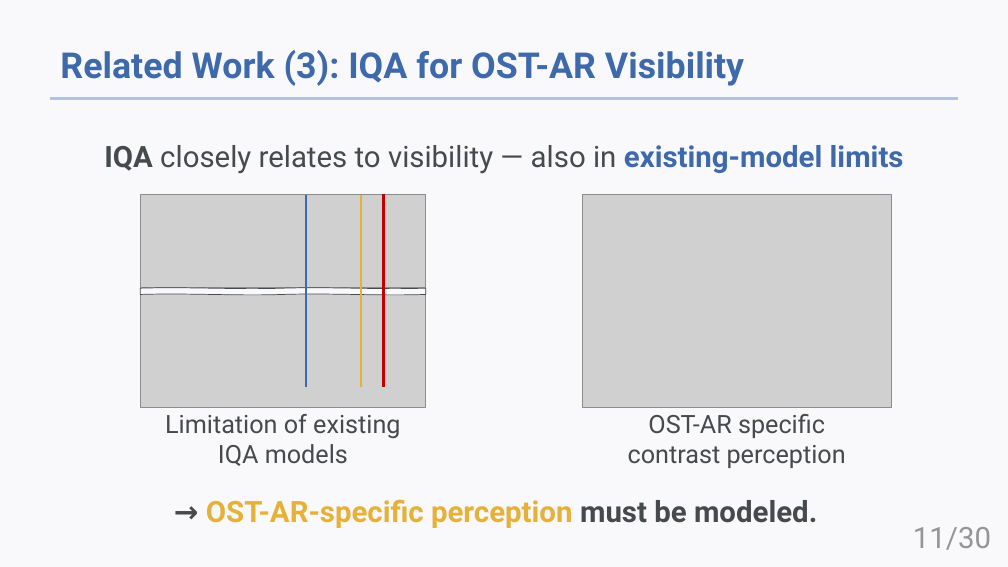
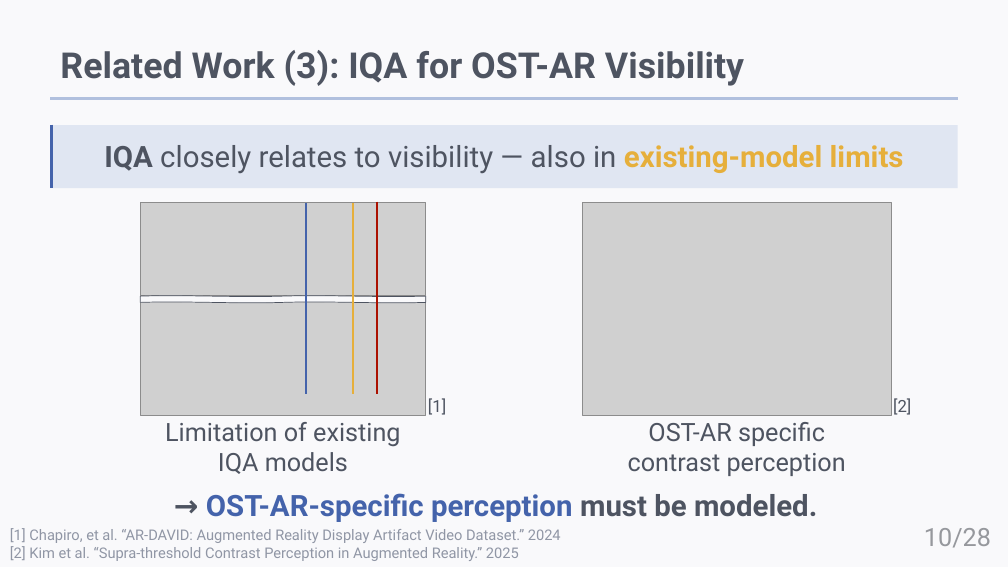
Before and after one commit to HAMADAKAZUKI2423/lab, a slide deck: slide 10 of papers/Rinko2026S/rinko2026S.pptx (slide 11 before the commit). Drawn at 1008x567 pixels with LibreOffice and Linux fonts; fonts in the diff are those of the drawing; grey boxes stand for pictures. Boxes give left, top, right and bottom in pixels: in the first picture for what was removed or moved away, otherwise in the second. Text is boxed around its words. In the diff, an @@ line names an element or a change of style, - is before the commit and + after.

```diff
--- a/papers/Rinko2026S/rinko2026S.pptx
+++ b/papers/Rinko2026S/rinko2026S.pptx
@@ title "Related Work (3): IQA for ..." at [60, 50, 744, 86]: text colour #3E6AAC to #4E5461 @@
@@ text "IQA closely relates to visibility ..." at [104, 145, 904, 173]: text colour #474A4D to #4E5461 in "IQA closely relates to visibility — also ..."; text colour #3E6AAC to #E6AF3B in "existing-model limits" @@
@@ rectangle added at [50, 125, 958, 188], fill #E0E6F2 @@
@@ line added from (51, 125) to (51, 188), #4463AB 2 pt @@
@@ 3 pictures, 2 texts, 1 double wave, 1 line: place and size @@
-3 pictures, 2 texts, 1 double wave, 1 line at [140, 195, 892, 468]
+3 pictures, 2 texts, 1 double wave, 1 line at [140, 203, 892, 476]
@@ line (305, 203) - (305, 394): stroke #3E6AAC 1.5 pt to #4463AB 1.5 pt @@
@@ line moved from (361, 195) - (361, 387) to (353, 203) - (353, 394) @@
@@ line (353, 203) - (353, 394): stroke #E6B13B 1.5 pt to #E6AF3B 1.5 pt @@
@@ line moved from (383, 194) - (383, 387) to (377, 202) - (377, 394) @@
@@ line (377, 202) - (377, 394): stroke #C00000 1.5 pt to #AB1100 1.5 pt @@
@@ double wave at [140, 295, 425, 302]: outline #474A4D 0.5 pt to #4E5461 0.5 pt @@
@@ text "Limitation of existing IQA models" at [165, 422, 400, 474]: text colour #474A4D to #4E5461 @@
@@ text added at [428, 398, 446, 415], 12 pt, text #4E5461 @@
+[1]
@@ text "OST-AR specific contrast perception" at [628, 422, 846, 476]: text colour #474A4D to #4E5461 @@
@@ text added at [893, 398, 911, 415], 12 pt, text #4E5461 @@
+[2]
@@ text "→ OST-AR-specific perception must be ..." at [206, 493, 817, 522]: text colour #474A4D to #4E5461 in "→ must be modeled."; text colour #E6B13B to #4463AB in "OST-AR-specific perception" @@
@@ text added at [10, 528, 561, 561], 10.5 pt, text #9096A5 @@
+[1] Chapiro, et al. “AR-DAVID: Augmented Reality Display Artifact Video Dataset.” 2024
+[2] Kim et al. “Supra-threshold Contrast Perception in Augmented Reality.” 2025
@@ page number at [924, 528, 991, 548]: text changed; size 21 to 18 pt; text colour #959697 to #97999E @@
-11/30
+10/28
```
Also in this commit, not shown: 12 other slides changed, 15 slides added, 12 slides removed, 5 other files.
